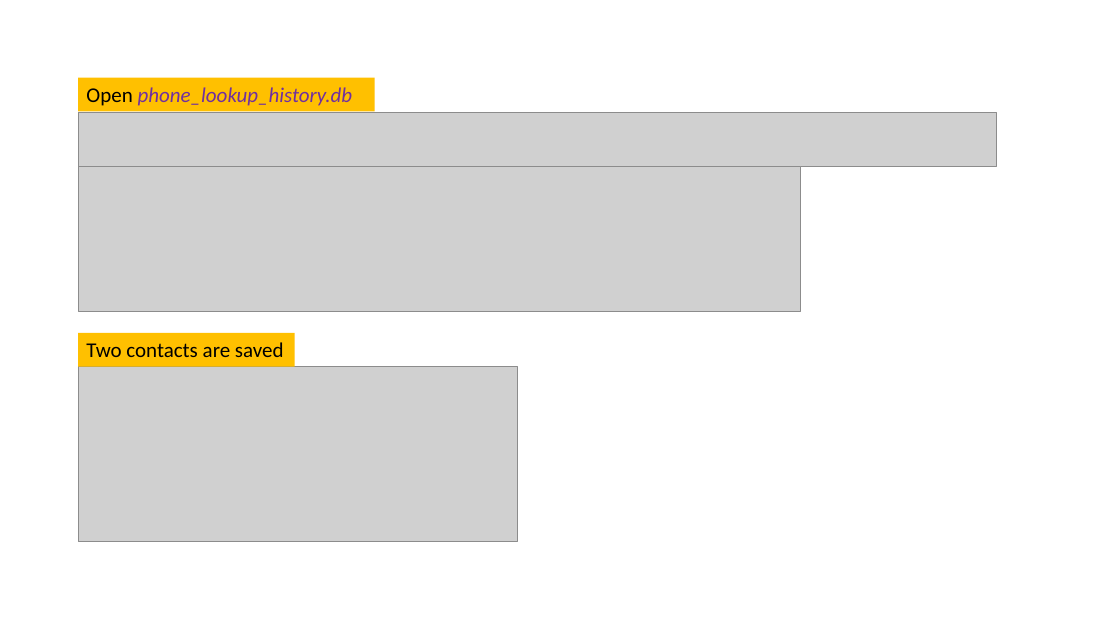
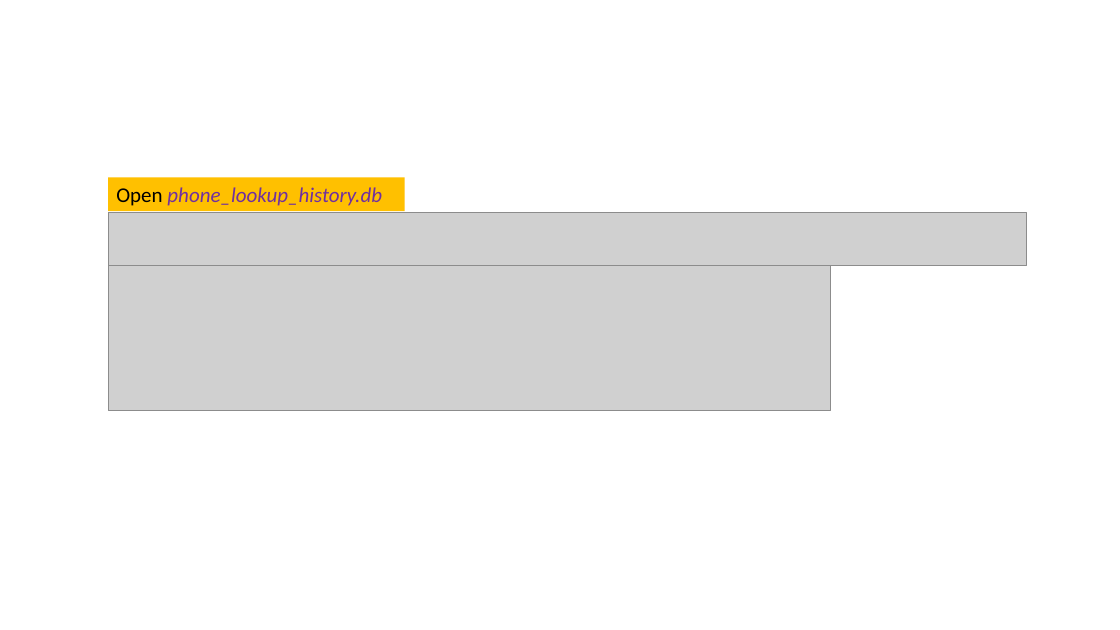
Before and after one commit to frankwxu/digital-forensics-lab, a slide deck: slide 29 of Android10/5_2_2_GMS_App_Investigations_Dialer.pptx (slide 27 before the commit). Drawn at 1120x630 pixels with LibreOffice and Linux fonts; fonts in the diff are those of the drawing; grey boxes stand for pictures; background and template pictures are left out. Boxes give left, top, right and bottom in pixels: in the first picture for what was removed or moved away, otherwise in the second. Text is boxed around its words. In the diff, an @@ line names an element or a change of style, - is before the commit and + after.

```diff
--- a/Android10/5_2_2_GMS_App_Investigations_Dialer.pptx
+++ b/Android10/5_2_2_GMS_App_Investigations_Dialer.pptx
@@ 2 pictures, 1 rectangle moved together from (x1=78, y1=77, x2=997, y2=311) to (x1=108, y1=177, x2=1028, y2=410) @@
@@ rectangle removed at (x1=78, y1=333, x2=295, y2=366) @@
-Two contacts are saved
@@ picture removed at (x1=78, y1=367, x2=518, y2=542) @@
```
Also in this commit, not shown: 1 other slide changed, 4 slides added.
